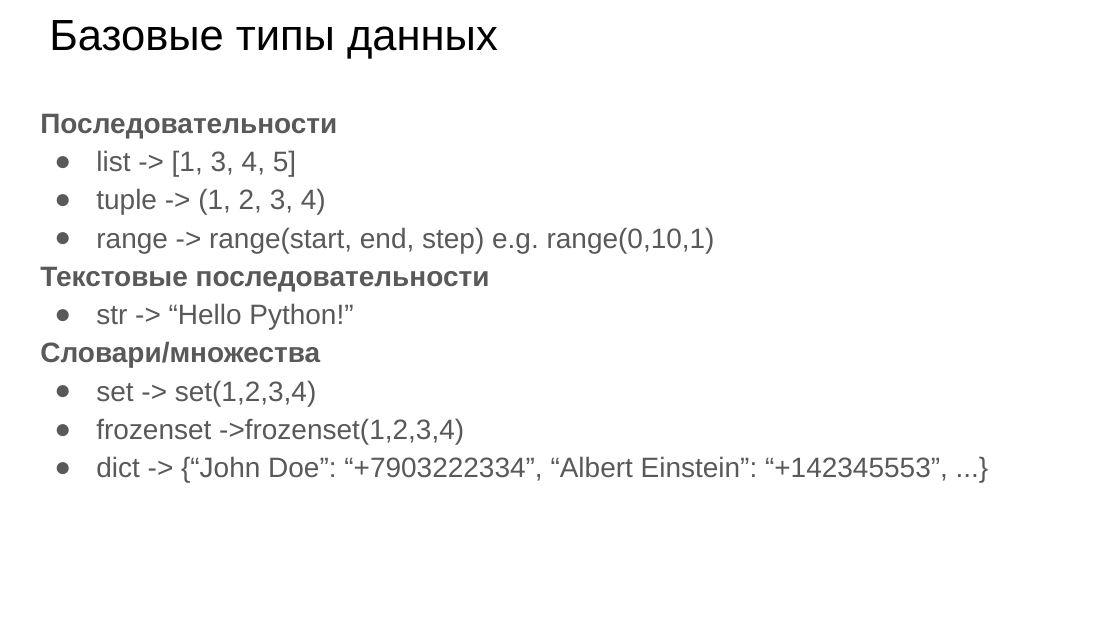
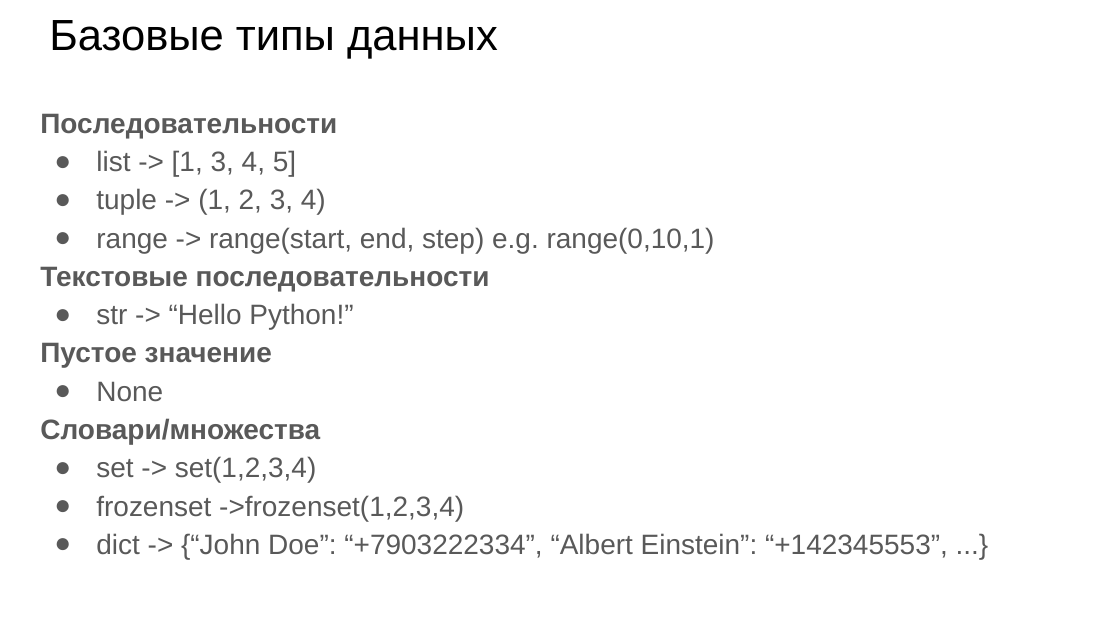
Before and after one commit to skhayrulin/python_course, a slide deck: slide 22 of lecture/Lecture2.pptx (slide 9 before the commit). Drawn at 1120x630 pixels with LibreOffice and Linux fonts; fonts in the diff are those of the drawing. Boxes give left, top, right and bottom in pixels: in the first picture for what was removed or moved away, otherwise in the second. Text is boxed around its words. In the diff, an @@ line names an element or a change of style, - is before the commit and + after.

```diff
--- a/lecture/Lecture2.pptx
+++ b/lecture/Lecture2.pptx
@@ text at [40,342,272,402]: paragraphs added @@
+Пустое значение
+● None
```
Also in this commit, not shown: 9 other slides changed, 50 slides added, 2 slides removed, 1 other file.
